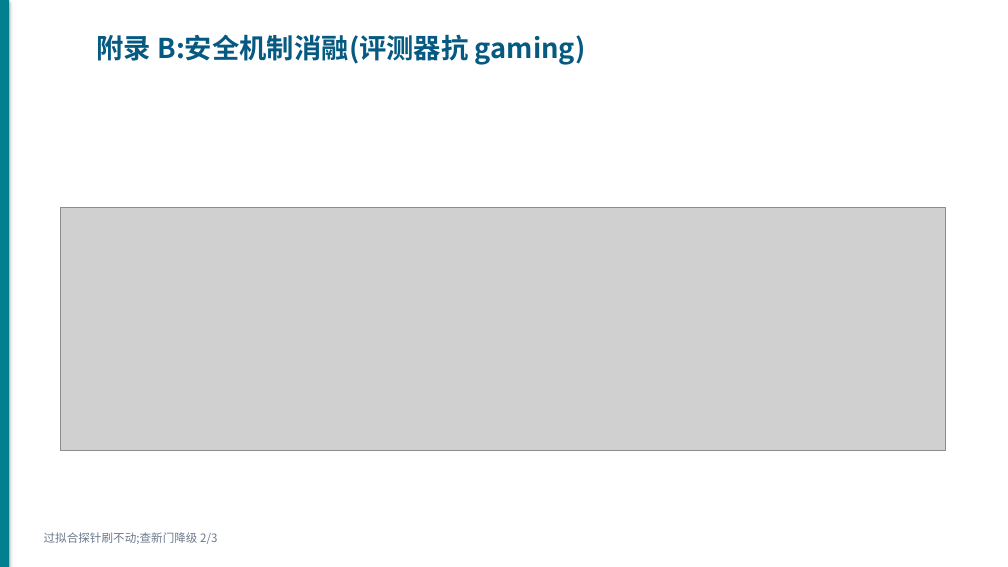
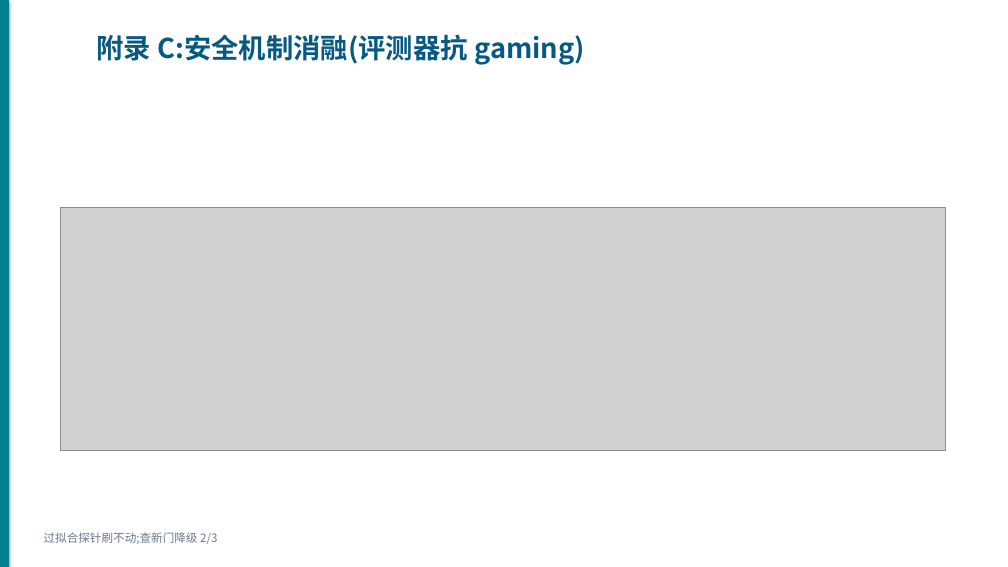
Before and after one commit to wbz0429/PathPlanningwithEnergy, a slide deck: slide 20 of autoresearch/energy_m100/experiments/midterm_defense.pptx (slide 16 before the commit). Drawn at 1008x567 pixels with LibreOffice and Linux fonts; fonts in the diff are those of the drawing; grey boxes stand for pictures. Boxes give left, top, right and bottom in pixels: in the first picture for what was removed or moved away, otherwise in the second. Text is boxed around its words. In the diff, an @@ line names an element or a change of style, - is before the commit and + after.

```diff
--- a/autoresearch/energy_m100/experiments/midterm_defense.pptx
+++ b/autoresearch/energy_m100/experiments/midterm_defense.pptx
@@ text at [97,34,585,65]: text changed @@
-附录 B:安全机制消融(评测器抗 gaming)
+附录 C:安全机制消融(评测器抗 gaming)
```
Also in this commit, not shown: 16 other slides changed, 4 slides added, 1 other file.
